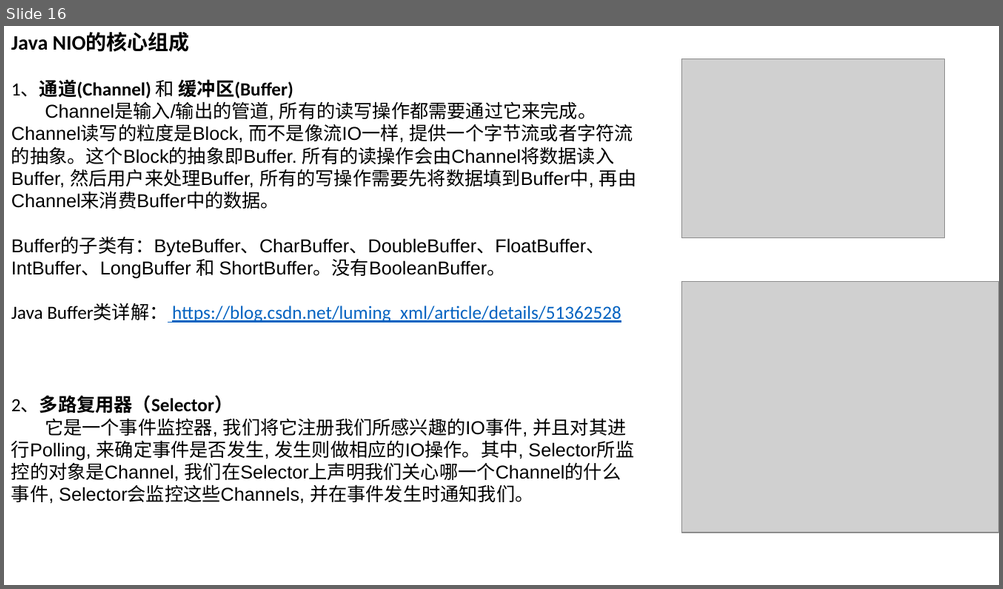
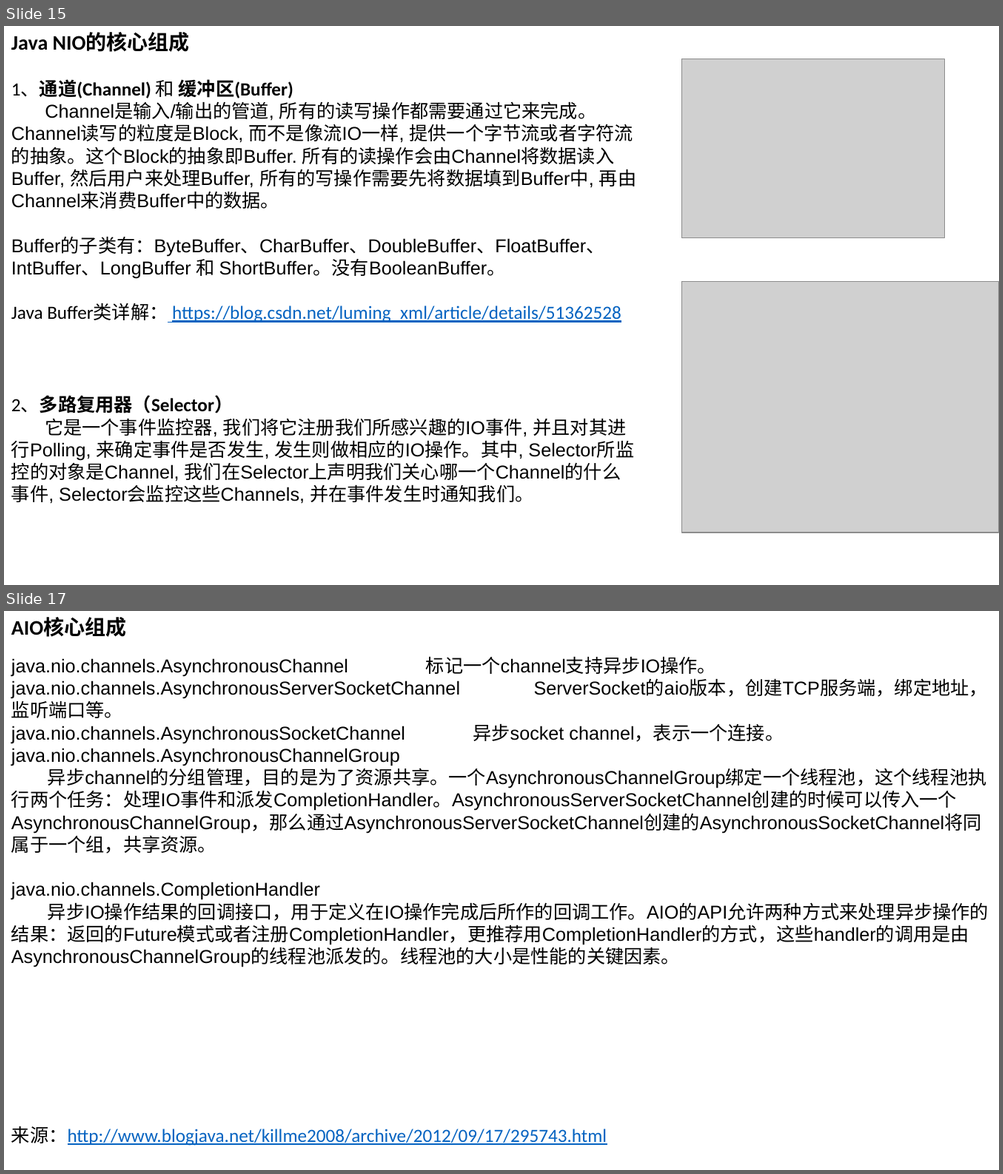
Before and after one commit to zhangyd3739/gitPath, a slide deck: Netty入门指南.pptx. Shown one above the other, each under a label of ours: slide 16 before the commit, slides 15 and 17 after it; the slides between them are not shown. The pictures are 1003x589 and 1003x1174 pixels, drawn with LibreOffice and Linux fonts; fonts in the diff are those of the drawing; grey boxes stand for pictures. Boxes give left, top, right and bottom in pixels: in the first picture for what was removed or moved away, otherwise in the second. Text is boxed around its words. In the diff, an @@ line names an element or a change of style, - is before the commit and + after.

```diff
--- a/Netty入门指南.pptx
+++ b/Netty入门指南.pptx
@@ slide 17 added at (4, 611, 999, 1170), background #FFFFFF @@
@@ text added at (11, 618, 127, 637), 20 pt, text #000000, bold @@
+AIO核心组成
@@ text added at (11, 656, 988, 1146), 18 pt, text #000000 @@
+java.nio.channels.AsynchronousChannel 标记一个channel支持异步IO操作。
+java.nio.channels.AsynchronousServerSocketChannel ServerSocket的aio版本，创建TCP服务端，绑定地址，监听端口等。
+java.nio.channels.AsynchronousSocketChannel 异步socket channel，表示一个连接。
+java.nio.channels.AsynchronousChannelGroup
+异步channel的分组管理，目的是为了资源共享。一个AsynchronousChannelGroup绑定一个线程池，这个线程池执行两个任务：处理IO事件和派发CompletionHandler。AsynchronousServerSocketChannel创建的时候可以传入一个AsynchronousChannelGroup，那么通过AsynchronousServerSocketChannel创建的AsynchronousSocketChannel将同属于一个组，共享资源。
+java.nio.channels.CompletionHandler
+异步IO操作结果的回调接口，用于定义在IO操作完成后所作的回调工作。AIO的API允许两种方式来处理异步操作的结果：返回的Future模式或者注册CompletionHandler，更推荐用CompletionHandler的方式，这些handler的调用是由AsynchronousChannelGroup的线程池派发的。线程池的大小是性能的关键因素。
+来源：http://www.blogjava.net/killme2008/archive/2012/09/17/295743.html
@@ what was slide 16 is now slide 15 @@
```
Also in this commit, not shown: 5 slides changed, 1 other slide added, 2 slides removed, 1 other file.
